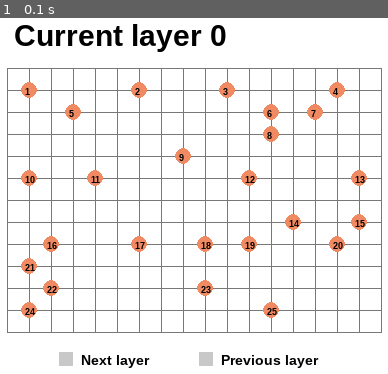
Above: before the commit, frame 1.
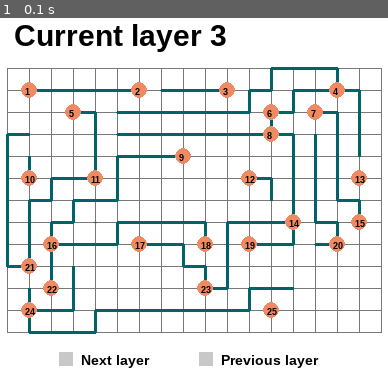
Above: after the commit, the same moment.

Repository: Lesliedao/paprikachips
Game: pygame game, started from pygame_ex.py
The game is run twice, just before and just after one commit, with the same random seed, the same clock (stepped at 60 frames per second) and the same inputs.
Inputs:
- Up to frame 1 (0.1 s): no input

The runs differ from the first frame. In frame 1, 5.8% of the frame differs, in the area x 1-94%, y 1-89%.

Commit message:
gates naar middenlaag

Diff:
--- a/pygame_ex.py
+++ b/pygame_ex.py
@@ -9,7 +9,7 @@
 import math
 from grid_info import *
 # from test import *
-from netlist2sol import *
+from netlist1sol import *
 import time
 
 # De game engine initialiseren.
@@ -28,7 +28,7 @@
 screenwidth = 400
 block_size = 22
 grid_font_size = 9
-current_layer = 0
+current_layer = 3
 node_size = 8
 
 block_am_x = 17 #17
@@ -109,7 +109,7 @@
 
 
         # Zet de nodes met nummers op de grid.
-        if current_layer == 0:
+        if current_layer == 3:
             for i in node_list:
                 node_number = font_grid.render("%d" %i[0], True, BLACK)
                 pygame.draw.circle(screen, RED, (int(banner_left + (i[1] * block_size)), int(banner_top+ (i[2] * block_size))), node_size, 0)
